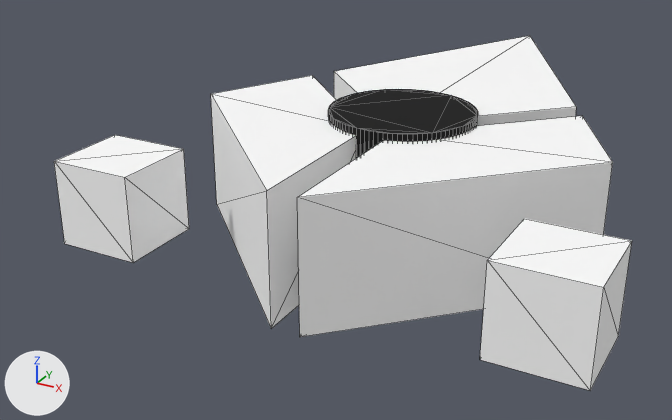
The glTF model src/assets/models/ship01.glb: old version first, new version second.
Rendered twice from a camera (50 mm lens) standing at (7.77, -17.31, 7.4) and looking at (-1.73, -0.05, -1.24). The lights are fixed; the arrows at lower left show +X, +Y and +Z. Mesh edges are drawn as thin lines. Where no turn or scale is listed for an object, it has been applied to the vertices. Vertices at the same position are counted once.

Before the edit, the objects in view are built like this:
```python
me_cube_006 = bpy.data.meshes.new('Cube.006')
me_cube_006.from_pydata(...)  # 24 vertices, 36 faces; spans x -1.5..1.5, y -1.69..2.71, z -0.45..0.45
me_cube_006.materials.append(mat_shellmaterial)  # white #ffffff
me_cube_010 = bpy.data.meshes.new('Cube.010')
me_cube_010.from_pydata(...)  # a box spanning x -0.9..0.9, y -0.9..0.9, z -0.9..0.9
me_cube_010.materials.append(mat_shellmaterial)  # white #ffffff
me_cube_011 = bpy.data.meshes.new('Cube.011')
me_cube_011.from_pydata(...)  # a box spanning x -0.9..0.9, y -0.9..0.9, z -0.9..0.9
me_cube_011.materials.append(mat_shellmaterial)  # white #ffffff
me_cylinder = bpy.data.meshes.new('Cylinder')
me_cylinder.from_pydata(...)  # a 100-sided cylinder along z spanning x -1.55..1.55, y -1.55..1.55, z -1.5..1.5
me_cylinder.materials.append(mat_corematerial)  # black #000000
ob_decocube = bpy.data.objects.new('DecoCube', me_cube_010)
ob_decocube.location = (4.5, -4.0, 0.0)
ob_decocube_001 = bpy.data.objects.new('DecoCube.001', me_cube_011)
ob_decocube_001.location = (-4.5, -4.0, 0.0)
ob_shipcore01 = bpy.data.objects.new('ShipCore01', me_cylinder)
ob_shipcore01.location = (0.0, -0.31, 0.0)
ob_shipshell01 = bpy.data.objects.new('ShipShell01', me_cube_006)
ob_shipshell01.location = (0.0, 0.0, 0.0)
ob_shipshell01.scale = (3.0, 3.0, 3.0)
```
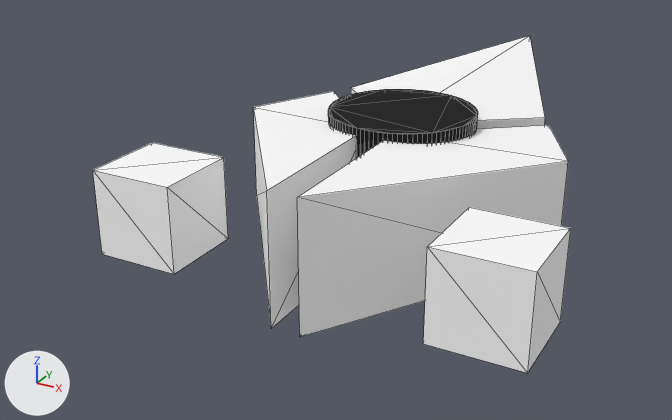
Where the newer file only moved an object's origin or applied its transform, the numbers keep the older frame.

What the commit changed:
me_cube_006 is used by ob_shipshell01; location (0.0, 0.0, 0.0); scale (3.0, 3.0, 3.0).
me_cube_006 had 24 vertices, 36 faces and spanned x -1.5..1.5, y -1.69..2.71, z -0.45..0.45.
me_cube_006 now has 24 vertices, 36 faces and spans x -3.6..3.6, y -5.08..8.12, z -1.35..1.35.
me_cube_006 part 1: 24 of 24 vertices moved; they spanned x -1.5..1.5, y -1.69..2.71, z -0.45..0.45 and now span x -3.6..3.6, y -5.08..8.12, z -1.35..1.35; mean shift (0.0, 0.0, 0.0); largest move (0.0, 2.71, -0.45) -> (0.0, 8.12, -1.35).
me_cube_010 has 8 vertices, 12 faces and spans x -0.9..0.9, y -0.9..0.9, z -0.9..0.9.
me_cube_010 is used by ob_decocube; location (4.5, -4.0, 0.0).
me_cube_010 part 2: the whole mesh is moved by (-1.0, 0.0, 0.0).
me_cube_011 has 8 vertices, 12 faces and spans x -0.9..0.9, y -0.9..0.9, z -0.9..0.9.
me_cube_011 is used by ob_decocube_001; location (-4.5, -4.0, 0.0).
me_cube_011 part 3: the whole mesh is moved by (1.0, 0.0, 0.0).
Object 'ShipShell01' (ob_shipshell01) is rescaled from (3.0, 3.0, 3.0) to (1.0, 1.0, 1.0).

Changed parts and their boxes [x1, y1, x2, y2] in the pictures (672 x 420 px):
'ShipShell01', reshaped, rescaled (22% narrower)
    before: [211, 36, 613, 337]
    after: [253, 36, 568, 337]
'DecoCube', mesh moved
    before: [480, 219, 632, 391]
    after: [423, 207, 571, 373]
'DecoCube.001', mesh moved
    before: [54, 135, 189, 263]
    after: [93, 143, 228, 274]
